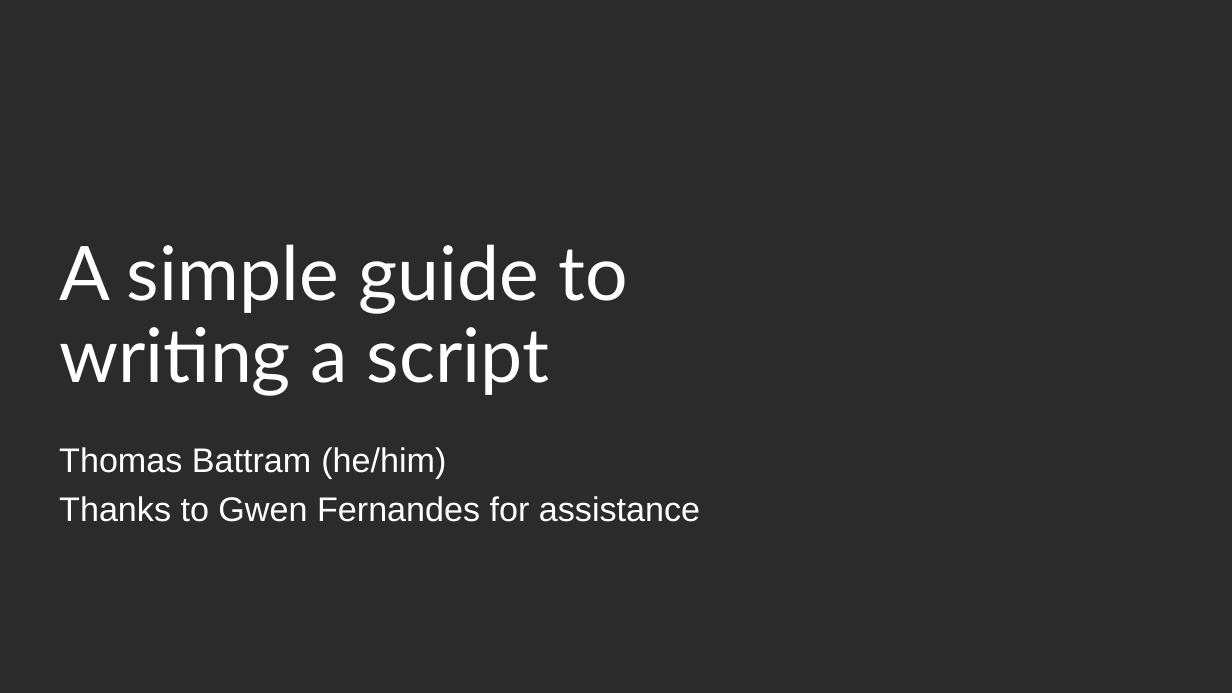
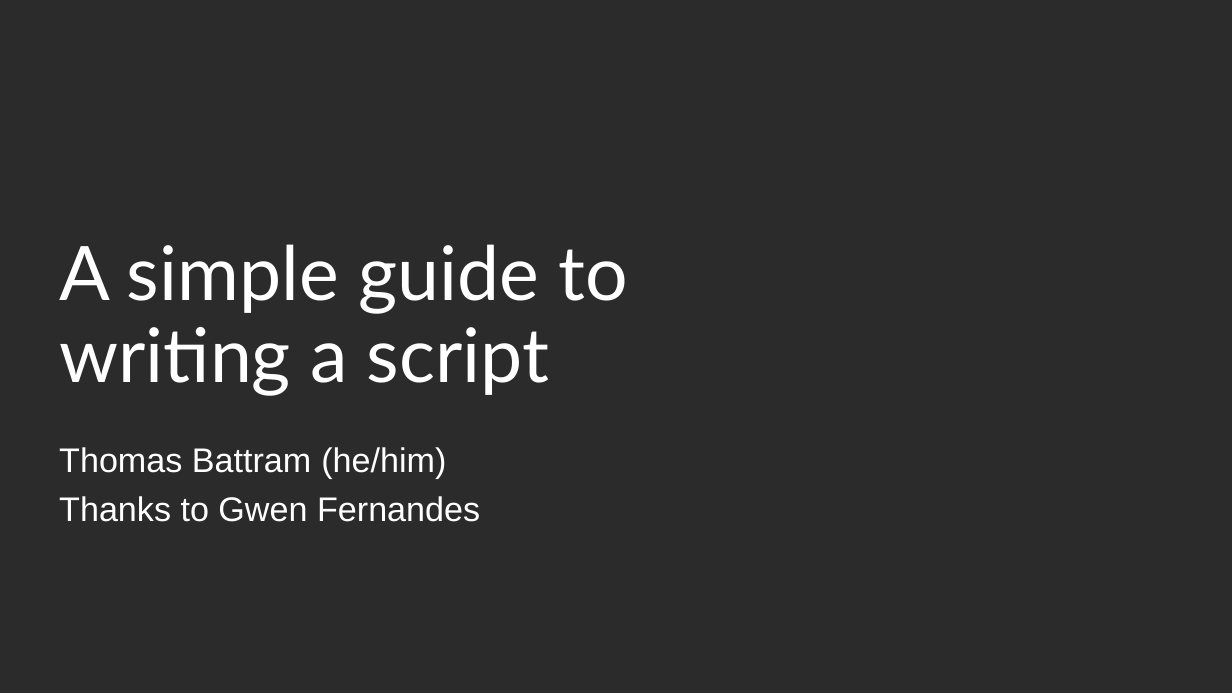
Before and after one commit to thomasbattram/how_to_write_a_script, a slide deck: slide 1 of slides/how_to_write_a_script_final.pptx. Drawn at 1232x693 pixels with LibreOffice and Linux fonts; fonts in the diff are those of the drawing; background and template pictures are left out; a plain dark background stands for a picture behind light text. Boxes give left, top, right and bottom in pixels: in the first picture for what was removed or moved away, otherwise in the second. Text is boxed around its words. In the diff, an @@ line names an element or a change of style, - is before the commit and + after.

```diff
--- a/slides/how_to_write_a_script_final.pptx
+++ b/slides/how_to_write_a_script_final.pptx
@@ subtitle at <box>59,496,480,522</box>: text changed @@
-Thanks to Gwen Fernandes for assistance
+Thanks to Gwen Fernandes
```
Also in this commit, not shown: 1 other file.
